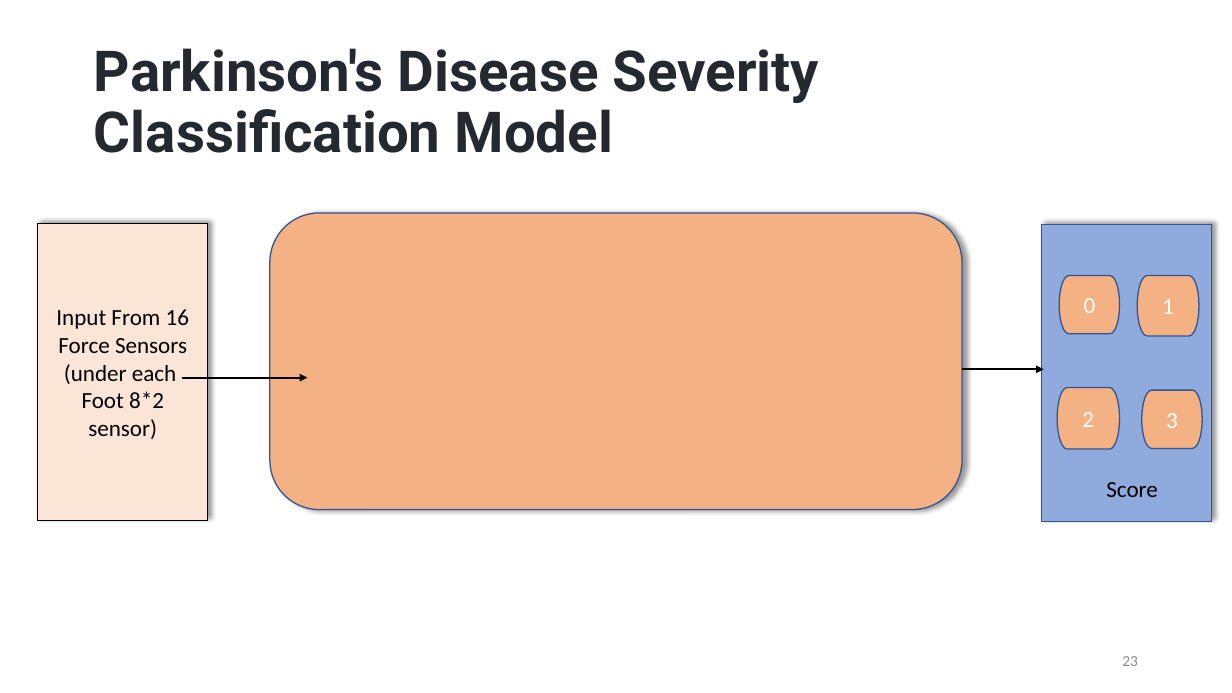
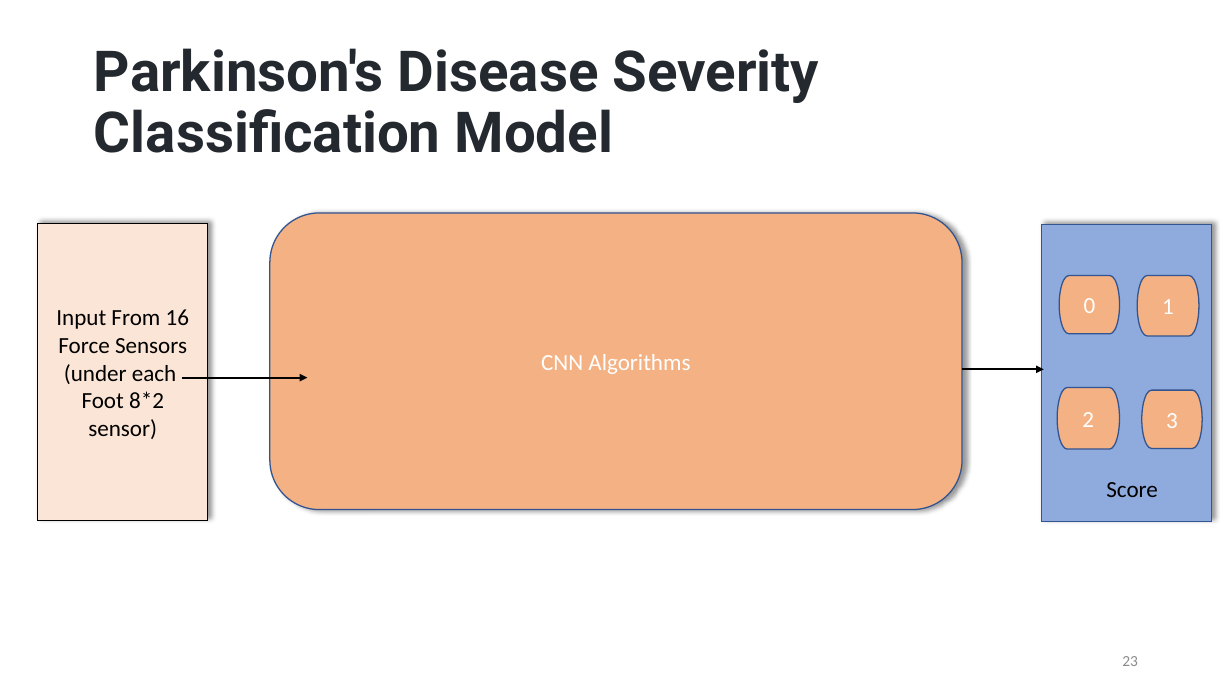
Before and after one commit to aaditya-co/parkinsons_GAIT_Analysis, a slide deck: slide 23 of 2020179001.pptx. Drawn at 1232x693 pixels with LibreOffice and Linux fonts; fonts in the diff are those of the drawing. Boxes give left, top, right and bottom in pixels: in the first picture for what was removed or moved away, otherwise in the second. Text is boxed around its words. In the diff, an @@ line names an element or a change of style, - is before the commit and + after.

```diff
--- a/2020179001.pptx
+++ b/2020179001.pptx
@@ text in rounded rectangle at (541, 354, 690, 374): text added @@
+CNN Algorithms
```
Also in this commit, not shown: 3 other slides changed, 4 slides added, 2 slides removed.
